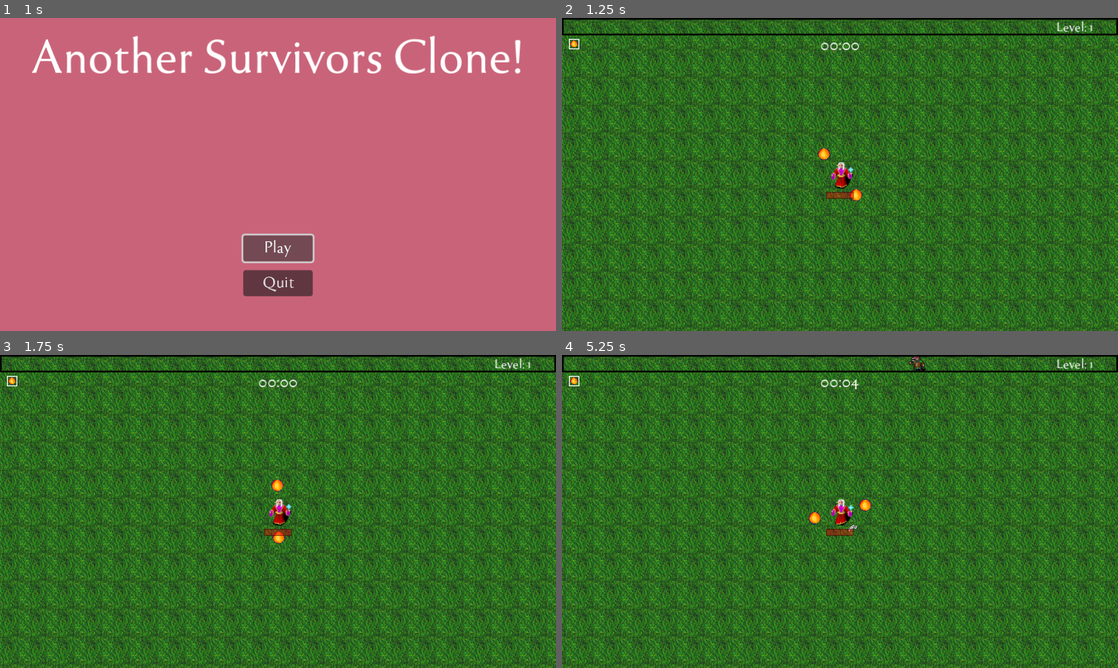
Above: before the commit, frames 1-4 (two rows, left to right).
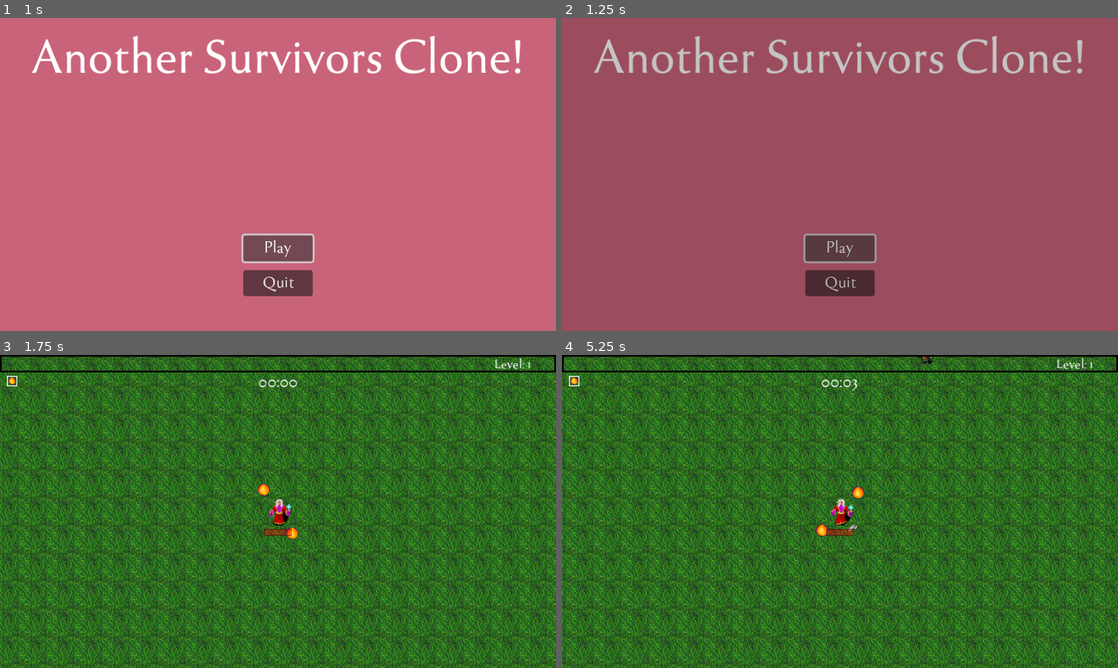
Above: after the commit, the same moments.

Repository: j-v-n/SurvivorsClone
Game: Godot game, scene res://TitleScreen/menu.tscn
The game is run twice, just before and just after one commit, with the same random seed, the same clock (stepped at 60 frames per second) and the same inputs. Sound files missing from this copy of the repository are replaced by a short silence.
Inputs (mouse positions are in pixels of both pictures, inside the frame that each line leads up to):
- Up to frame 1 (1 s): click "Play" at 0.5 s
- Up to frame 2 (1.25 s): no input
- Up to frame 3 (1.75 s): click (278, 586) at 1.25 s, where only the run after the commit has a clickable "Play"
- Up to frame 4 (5.25 s): tap Enter at 2, 5.1 s; move the mouse to (962, 495) at 2.02 s; hold D (right) 2.03-2.75 s; click (962, 495) at 2.1 s; drag from (728, 527) to (862, 502) at 2.77 s; move the mouse to (895, 442) at 3.52 s; hold D (right) 3.53-4.25 s; tap Delete at 3.6 s; click (895, 442) at 3.67 s; drag from (812, 574) to (673, 464) at 4.27 s; move the mouse to (1006, 558) at 5.02 s; hold A (left) from 5.03 s (still down); click (1006, 558) at 5.17 s

Frame 1 is identical in both runs. In frame 2, 100% of the frame differs, in the area x 0-100%, y 0-100%; in frame 3, 0.3%; in frame 4, 0.5%.

Commit message:
added scene transitions at game start and end (fade out)

Diff:
--- a/Player/player.gd
+++ b/Player/player.gd
@@ -27,6 +27,7 @@
 @onready var playerCollision = get_node("%PlayerCollision")
 @onready var grabAreaCollision = get_node("%GrabAreaCollision")
 @onready var dustParticles: CPUParticles2D = get_node("%Dust")
+@onready var transition: AnimationPlayer = get_node("%TransitionToMain")
 #signal
 signal playerDeath
 
@@ -530,4 +531,10 @@
 
 func _on_button_menu_click_end():
 	get_tree().paused = false
-	var _level = get_tree().change_scene_to_file("res://TitleScreen/menu.tscn")
+	transition.play("fade_out")
+
+
+func _on_transition_to_main_animation_finished(anim_name: StringName):
+	var scene_level = "res://TitleScreen/menu.tscn"
+	get_tree().change_scene_to_file(scene_level)
+	# var _level = get_tree().change_scene_to_file("res://TitleScreen/menu.tscn")
--- a/Player/player.tscn
+++ b/Player/player.tscn
@@ -30,6 +30,43 @@
 [sub_resource type="CircleShape2D" id="CircleShape2D_64qon"]
 radius = 14.21
 
+[sub_resource type="Animation" id="Animation_yxw03"]
+resource_name = "fade_out"
+length = 0.5
+tracks/0/type = "value"
+tracks/0/imported = false
+tracks/0/enabled = true
+tracks/0/path = NodePath("TransitionToMain/ColorRect:self_modulate")
+tracks/0/interp = 1
+tracks/0/loop_wrap = true
+tracks/0/keys = {
+"times": PackedFloat32Array(0, 0.5),
+"transitions": PackedFloat32Array(1, 1),
+"update": 0,
+"values": [Color(1, 1, 1, 0), Color(1, 1, 1, 1)]
+}
+
+[sub_resource type="Animation" id="Animation_4a8yn"]
+length = 0.001
+tracks/0/type = "value"
+tracks/0/imported = false
+tracks/0/enabled = true
+tracks/0/path = NodePath("TransitionToMain/ColorRect:self_modulate")
+tracks/0/interp = 1
+tracks/0/loop_wrap = true
+tracks/0/keys = {
+"times": PackedFloat32Array(0),
+"transitions": PackedFloat32Array(1),
+"update": 0,
+"values": [Color(1, 1, 1, 0)]
+}
+
+[sub_resource type="AnimationLibrary" id="AnimationLibrary_28ij2"]
+_data = {
+"RESET": SubResource("Animation_4a8yn"),
+"fade_out": SubResource("Animation_yxw03")
+}
+
 [node name="Player" type="CharacterBody2D" groups=["player"]]
 motion_mode = 1
 script = ExtResource("1_7od70")
@@ -233,6 +270,20 @@
 offset_bottom = 230.0
 text = "Menu
 "
+
+[node name="TransitionToMain" type="AnimationPlayer" parent="GUILayer/GUI/DeathPanel"]
+unique_name_in_owner = true
+process_mode = 3
+libraries = {
+"": SubResource("AnimationLibrary_28ij2")
+}
+
+[node name="ColorRect" type="ColorRect" parent="GUILayer/GUI/DeathPanel/TransitionToMain"]
+self_modulate = Color(1, 1, 1, 0)
+offset_right = 662.0
+offset_bottom = 384.0
+mouse_filter = 2
+color = Color(0, 0, 0, 1)
 
 [node name="LabelTimer" type="Label" parent="GUILayer/GUI"]
 unique_name_in_owner = true
@@ -287,6 +338,7 @@
 [connection signal="area_entered" from="GrabArea" to="." method="_on_grab_area_area_entered"]
 [connection signal="area_entered" from="CollectArea" to="." method="_on_collect_area_area_entered"]
 [connection signal="click_end" from="GUILayer/GUI/DeathPanel/button_menu" to="." method="_on_button_menu_click_end"]
+[connection signal="animation_finished" from="GUILayer/GUI/DeathPanel/TransitionToMain" to="." method="_on_transition_to_main_animation_finished"]
 [connection signal="timeout" from="InvincibilityTimer" to="." method="_on_invincibility_timer_timeout"]
 [connection signal="timeout" from="InvincibilityTimer/InvincibilityCooldown" to="." method="_on_invincibility_cooldown_timeout"]
 
--- a/TitleScreen/menu.gd
+++ b/TitleScreen/menu.gd
@@ -1,11 +1,17 @@
 extends Control
 
-var level = "res://World/world.tscn"
+@onready var transition: AnimationPlayer = get_node("%Transition")
+var level = preload("res://World/world.tscn")
+
 
 func _on_button_play_click_end():
-	var _level = get_tree().change_scene_to_file(level)
-
+	transition.play("fade_out")
+	# var _level = get_tree().change_scene_to_file(level)
 
 
 func _on_button_quit_click_end():
 	get_tree().quit()
+
+
+func _on_transition_animation_finished(anim_name: StringName):
+	get_tree().change_scene_to_packed(level)
--- a/TitleScreen/menu.tscn
+++ b/TitleScreen/menu.tscn
@@ -1,8 +1,74 @@
-[gd_scene load_steps=4 format=3 uid="uid://ct7505jkex47x"]
+[gd_scene load_steps=8 format=3 uid="uid://ct7505jkex47x"]
 
 [ext_resource type="Script" path="res://TitleScreen/menu.gd" id="1_7auef"]
 [ext_resource type="FontFile" uid="uid://bm3i5odnir43l" path="res://Font/tenderness.otf" id="1_e4yxn"]
 [ext_resource type="PackedScene" uid="uid://lynlxyffijqg" path="res://Utility/basic_button.tscn" id="2_lqhg1"]
+
+[sub_resource type="Animation" id="Animation_80qav"]
+resource_name = "fade_out"
+length = 0.5
+tracks/0/type = "value"
+tracks/0/imported = false
+tracks/0/enabled = true
+tracks/0/path = NodePath("Transition/ColorRect:self_modulate")
+tracks/0/interp = 1
+tracks/0/loop_wrap = true
+tracks/0/keys = {
+"times": PackedFloat32Array(0, 0.5),
+"transitions": PackedFloat32Array(1, 1),
+"update": 0,
+"values": [Color(1, 1, 1, 0), Color(1, 1, 1, 1)]
+}
+
+[sub_resource type="Animation" id="Animation_leftd"]
+length = 0.001
+tracks/0/type = "value"
+tracks/0/imported = false
+tracks/0/enabled = true
+tracks/0/path = NodePath("Transition/ColorRect:self_modulate")
+tracks/0/interp = 1
+tracks/0/loop_wrap = true
+tracks/0/keys = {
+"times": PackedFloat32Array(0),
+"transitions": PackedFloat32Array(1),
+"update": 0,
+"values": [Color(1, 1, 1, 0)]
+}
+
+[sub_resource type="Animation" id="Animation_eefll"]
+resource_name = "fade_in"
+length = 0.5
+tracks/0/type = "value"
+tracks/0/imported = false
+tracks/0/enabled = true
+tracks/0/path = NodePath("Transition/ColorRect:self_modulate")
+tracks/0/interp = 1
+tracks/0/loop_wrap = true
+tracks/0/keys = {
+"times": PackedFloat32Array(0, 0.5),
+"transitions": PackedFloat32Array(1, 1),
+"update": 0,
+"values": [Color(1, 1, 1, 1), Color(1, 1, 1, 0)]
+}
+tracks/1/type = "value"
+tracks/1/imported = false
+tracks/1/enabled = true
+tracks/1/path = NodePath("Transition/ColorRect:visible")
+tracks/1/interp = 1
+tracks/1/loop_wrap = true
+tracks/1/keys = {
+"times": PackedFloat32Array(0.5),
+"transitions": PackedFloat32Array(1),
+"update": 1,
+"values": [false]
+}
+
+[sub_resource type="AnimationLibrary" id="AnimationLibrary_x23dk"]
+_data = {
+"RESET": SubResource("Animation_leftd"),
+"fade_in": SubResource("Animation_eefll"),
+"fade_out": SubResource("Animation_80qav")
+}
 
 [node name="Menu" type="Control"]
 layout_mode = 3
@@ -45,5 +111,19 @@
 offset_bottom = 320.0
 text = "Quit"
 
+[node name="Transition" type="AnimationPlayer" parent="."]
+unique_name_in_owner = true
+libraries = {
+"": SubResource("AnimationLibrary_x23dk")
+}
+
+[node name="ColorRect" type="ColorRect" parent="Transition"]
+self_modulate = Color(1, 1, 1, 0)
+offset_right = 669.0
+offset_bottom = 384.0
+mouse_filter = 2
+color = Color(0.00351917, 0.00351917, 0.00351917, 1)
+
 [connection signal="click_end" from="button_play" to="." method="_on_button_play_click_end"]
 [connection signal="click_end" from="button_quit" to="." method="_on_button_quit_click_end"]
+[connection signal="animation_finished" from="Transition" to="." method="_on_transition_animation_finished"]
Not shown: 1 places in Player/player.tscn that only renumber resources
Not shown, changed: kanban_tasks_data.kanban
